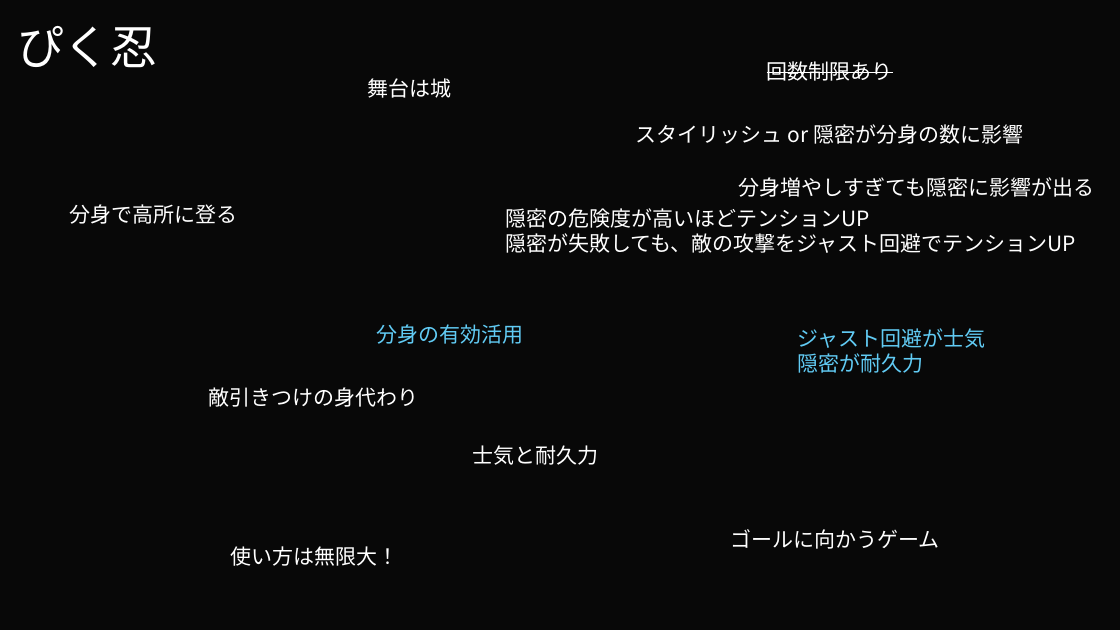
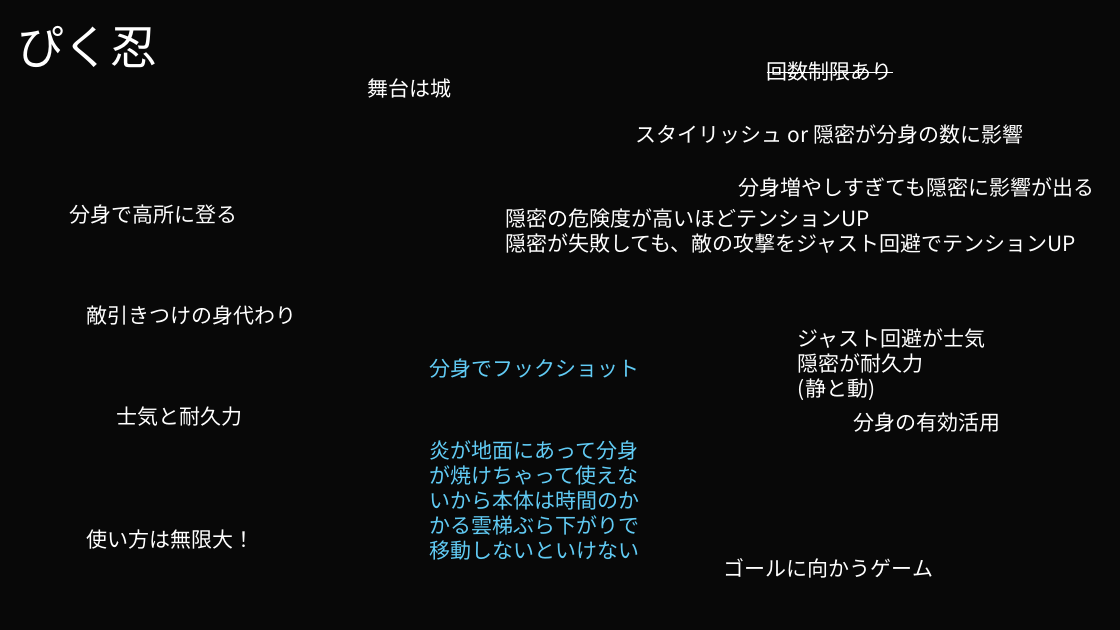
Before and after one commit to TomoyaKanazaki/TeamNinja, a slide deck: slide 2 of 98_plan/00_pptx/05_pikunin.pptx. Drawn at 1120x630 pixels with LibreOffice and Linux fonts; fonts in the diff are those of the drawing; background and template pictures are left out; a plain dark background stands for a picture behind light text. Boxes give left, top, right and bottom in pixels: in the first picture for what was removed or moved away, otherwise in the second. Text is boxed around its words. In the diff, an @@ line names an element or a change of style, - is before the commit and + after.

```diff
--- a/98_plan/00_pptx/05_pikunin.pptx
+++ b/98_plan/00_pptx/05_pikunin.pptx
@@ text "敵引きつけの身代わり" moved from (x1=209, y1=387, x2=419, y2=407) to (x1=87, y1=305, x2=297, y2=325) @@
@@ text at (x1=798, y1=328, x2=986, y2=373): text colour #61CBF4 to #FFFFFF in "ジャスト回避が士気", "隠密が耐久力" @@
@@ text added at (x1=430, y1=358, x2=640, y2=378), 18 pt, text #61CBF4 @@
+分身でフックショット
@@ text at (x1=798, y1=378, x2=875, y2=400): paragraph added @@
+(静と動)
@@ text "士気と耐久力" moved from (x1=472, y1=445, x2=598, y2=465) to (x1=117, y1=406, x2=243, y2=426) @@
@@ text "分身の有効活用" moved from (x1=376, y1=324, x2=523, y2=344) to (x1=853, y1=412, x2=1000, y2=432) @@
@@ text "分身の有効活用" at (x1=853, y1=412, x2=1000, y2=432): text colour #61CBF4 to #FFFFFF @@
@@ text added at (x1=430, y1=440, x2=640, y2=560), 18 pt, text #61CBF4 @@
+炎が地面にあって分身が焼けちゃって使えないから本体は時間のかかる雲梯ぶら下がりで移動しないといけない
@@ text "使い方は無限大！" moved from (x1=231, y1=546, x2=399, y2=566) to (x1=87, y1=529, x2=255, y2=549) @@
@@ text "ゴールに向かうゲーム" moved from (x1=730, y1=529, x2=939, y2=549) to (x1=724, y1=558, x2=933, y2=578) @@
```
Also in this commit, not shown: 1 other slide changed, 18 other files.
